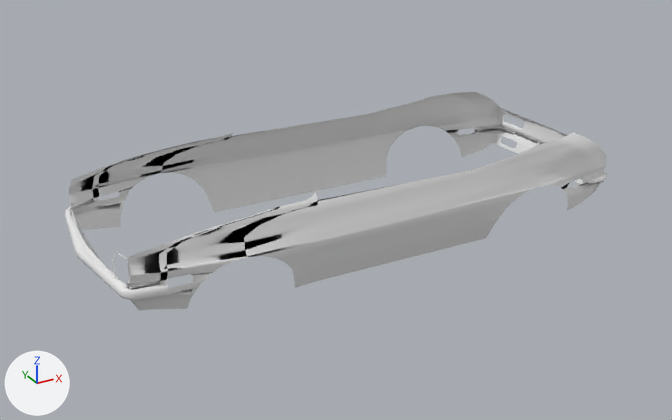
The Blender file 2019_2020/space_force_trailer/assets/jsflycar/new and improved pinto.blend, before and after one commit.
One viewpoint serves both versions: a 50 mm camera at (-6.68, -11.86, 5.41) aimed at (-0.22, -0.12, -0.46). The axes (+X, +Y, +Z) are drawn at lower left. The lights are the same throughout.
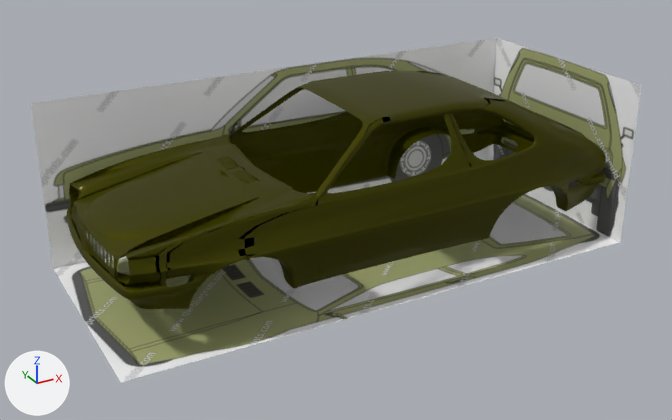
The change, as a diff of the scene's bpy script:
```diff
--- a/2019_2020/space_force_trailer/assets/jsflycar/new and improved pinto.blend.py
+++ b/2019_2020/space_force_trailer/assets/jsflycar/new and improved pinto.blend.py
@@ mat_material_001 @@
+mat_material_001 = principled_material('Material.001')
+mat_material_001.base_color = (0.0762, 0.075, 0.0)  # dark yellow #4e4d00
+mat_material_001.metallic = 1.0
+mat_material_001.roughness = 0.733
+mat_material_001.subsurface_weight = 1.0
+mat_material_001.subsurface_scale = 0.355
+mat_material_001.coat_weight = 0.25
+mat_material_001.coat_roughness = 0.0
@@ me_plane @@
 # used by ob_plane; location = (0.0, 0.0, 0.0); rotation_euler = (1.571, 0.0, 0.0), in degrees (90, 0, 0); scale = (1.0, 1.0, 0.991)
-me_plane.from_pydata(...)  # 593 vertices, 480 faces, 1 loose edge; spans x -4.26..4.25, y -0.82..0.57, z 0.0..1.74
+me_plane.from_pydata(...)  # 1921 vertices, 1359 faces; spans x -4.26..4.25, y -0.83..1.34, z 0.0..1.77
+# me_plane part 1: 15 vertices moved from x -4.03..4.19, y -0.61..0.46, z 0.75..1.68 to x -4.03..4.19, y -0.61..0.44, z 0.73..1.68; 50 vertices removed from x -4.03..4.17, y -0.82..0.57, z 0.0..1.74; 1378 vertices added at x -4.1..4.18, y -0.83..1.34, z 0.0..1.77
+# me_plane part 2: 410 faces spanning x -4.26..4.25, y -0.82..0.5, z 0.0..1.74 switch from no material to mat_material_001 (dark yellow #4e4d00)
@@ ob_top_view @@
 ob_top_view.scale = (10.9, 10.9, 10.9)
-ob_top_view.hide_set(True)
@@ ob_side_view @@
 ob_side_view.scale = (10.9, 10.9, 10.9)
-ob_side_view.hide_set(True)
@@ ob_back_view @@
 ob_back_view.scale = (10.9, 10.9, 10.9)
-ob_back_view.hide_set(True)
@@ ob_plane @@
 _m = ob_plane.modifiers.new('Mirror', 'MIRROR')
 _m.use_clip = True
+_m = ob_plane.modifiers.new('Solidify', 'SOLIDIFY')
+_m.nonmanifold_thickness_mode = 'FIXED'
+_m.nonmanifold_merge_threshold = 0.0003
+_m = ob_plane.modifiers.new('Subdivision', 'SUBSURF')
+_m.levels = 3
+_m.render_levels = 3
```

Where the change shows, as pixel boxes (x1, y1, x2, y2) in the pictures (672 x 420 px):
'Plane', reshaped, modifiers changed (9% taller): before (65, 92, 607, 310); after (67, 71, 606, 309)
'top view', shown: after (54, 194, 618, 382)
'side view', shown: after (31, 38, 497, 269)
'back view', shown: after (488, 38, 641, 243)
part 1 of me_plane, built on: before (69, 92, 599, 310); after (69, 71, 604, 309)
part 2 of me_plane, recoloured (grey to yellow): (68, 111, 606, 300) in both
